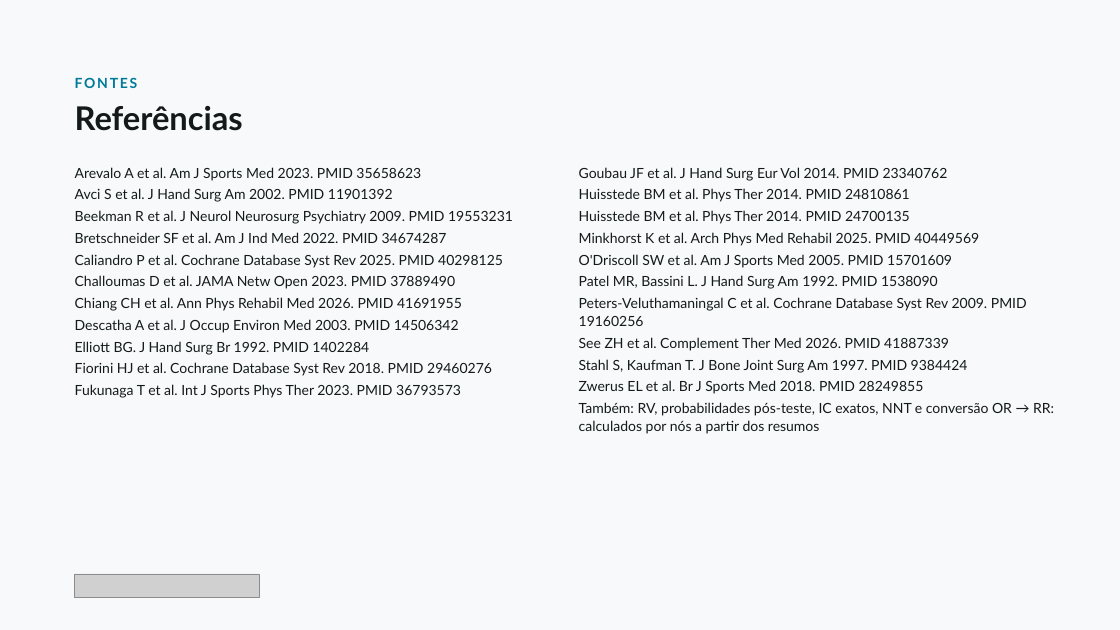
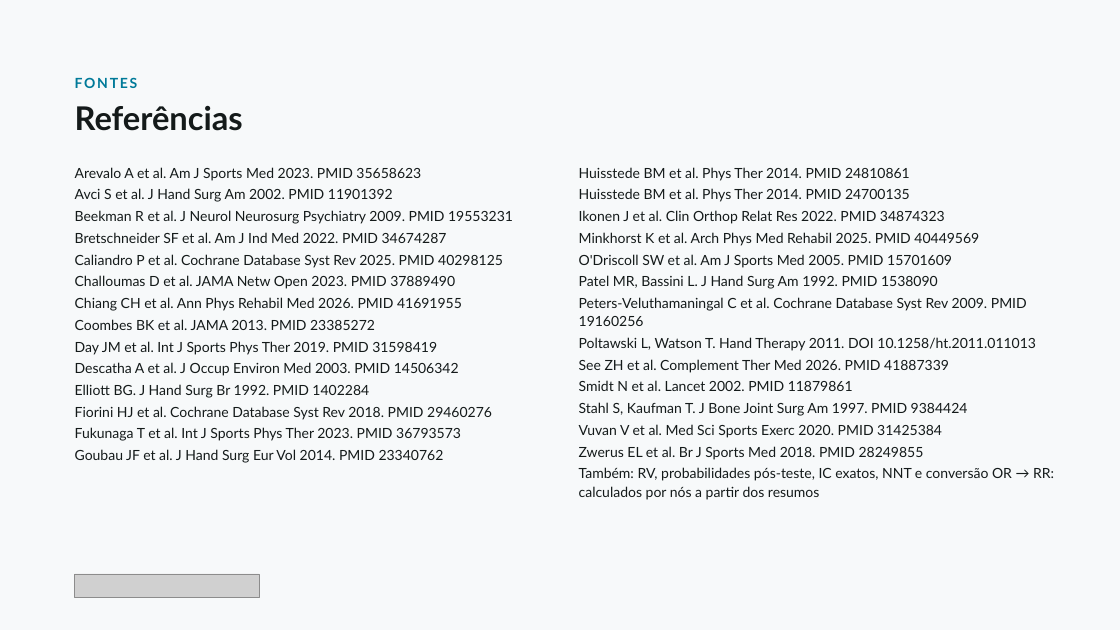
Before and after one commit to dossantosdanieel/illic, a slide deck: slide 29 of aulas/2026-11-cotovelo-medial-e-mao/04_aula/cotovelo-medial-e-mao.pptx. Drawn at 1120x630 pixels with LibreOffice and Linux fonts; fonts in the diff are those of the drawing; grey boxes stand for pictures. Boxes give left, top, right and bottom in pixels: in the first picture for what was removed or moved away, otherwise in the second. Text is boxed around its words. In the diff, an @@ line names an element or a change of style, - is before the commit and + after.

```diff
--- a/aulas/2026-11-cotovelo-medial-e-mao/04_aula/cotovelo-medial-e-mao.pptx
+++ b/aulas/2026-11-cotovelo-medial-e-mao/04_aula/cotovelo-medial-e-mao.pptx
@@ text "Huisstede BM et al. Phys ...": place and size @@
-text "Huisstede BM et al. Phys ..." at [579,188,910,202]
+text "Huisstede BM et al. Phys ..." at [579,167,910,181]
@@ text "Huisstede BM et al. Phys ...": place and size @@
-text "Huisstede BM et al. Phys ..." at [579,210,910,224]
+text "Huisstede BM et al. Phys ..." at [579,188,910,202]
@@ text added at [579,210,945,224], 12 pt, text #141A1A @@
+Ikonen J et al. Clin Orthop Relat Res 2022. PMID 34874323
@@ text added at [75,319,375,330], 12 pt, text #141A1A @@
+Coombes BK et al. JAMA 2013. PMID 23385272
@@ text added at [75,341,437,355], 12 pt, text #141A1A @@
+Day JM et al. Int J Sports Phys Ther 2019. PMID 31598419
@@ text "See ZH et al. Complement ...": place and size @@
-text "See ZH et al. Complement ..." at [579,337,949,351]
+text "See ZH et al. Complement ..." at [579,359,949,373]
@@ text added at [579,337,1036,351], 12 pt, text #141A1A @@
+Poltawski L, Watson T. Hand Therapy 2011. DOI 10.1258/ht.2011.011013
@@ 4 texts: place and size @@
-4 texts at [75,319,968,376]
+4 texts at [75,362,968,420]
@@ text added at [579,380,853,391], 12 pt, text #141A1A @@
+Smidt N et al. Lancet 2002. PMID 11879861
@@ text "Fukunaga T et al. Int ...": place and size @@
-text "Fukunaga T et al. Int ..." at [75,384,461,398]
+text "Fukunaga T et al. Int ..." at [75,427,461,441]
@@ text "Goubau JF et al. J ...": place and size @@
-text "Goubau JF et al. J ..." at [579,167,948,181]
+text "Goubau JF et al. J ..." at [75,449,444,463]
@@ text "Zwerus EL et al. Br ...": place and size @@
-text "Zwerus EL et al. Br ..." at [579,380,924,394]
+text "Zwerus EL et al. Br ..." at [579,446,924,460]
@@ text added at [579,424,942,438], 12 pt, text #141A1A @@
+Vuvan V et al. Med Sci Sports Exerc 2020. PMID 31425384
@@ text "Também: RV, probabilidades pós-teste, IC ...": place and size @@
-text "Também: RV, probabilidades pós-teste, IC ..." at [579,402,1054,434]
+text "Também: RV, probabilidades pós-teste, IC ..." at [579,467,1054,500]
```
Also in this commit, not shown: 14 other slides changed, 9 other files.
